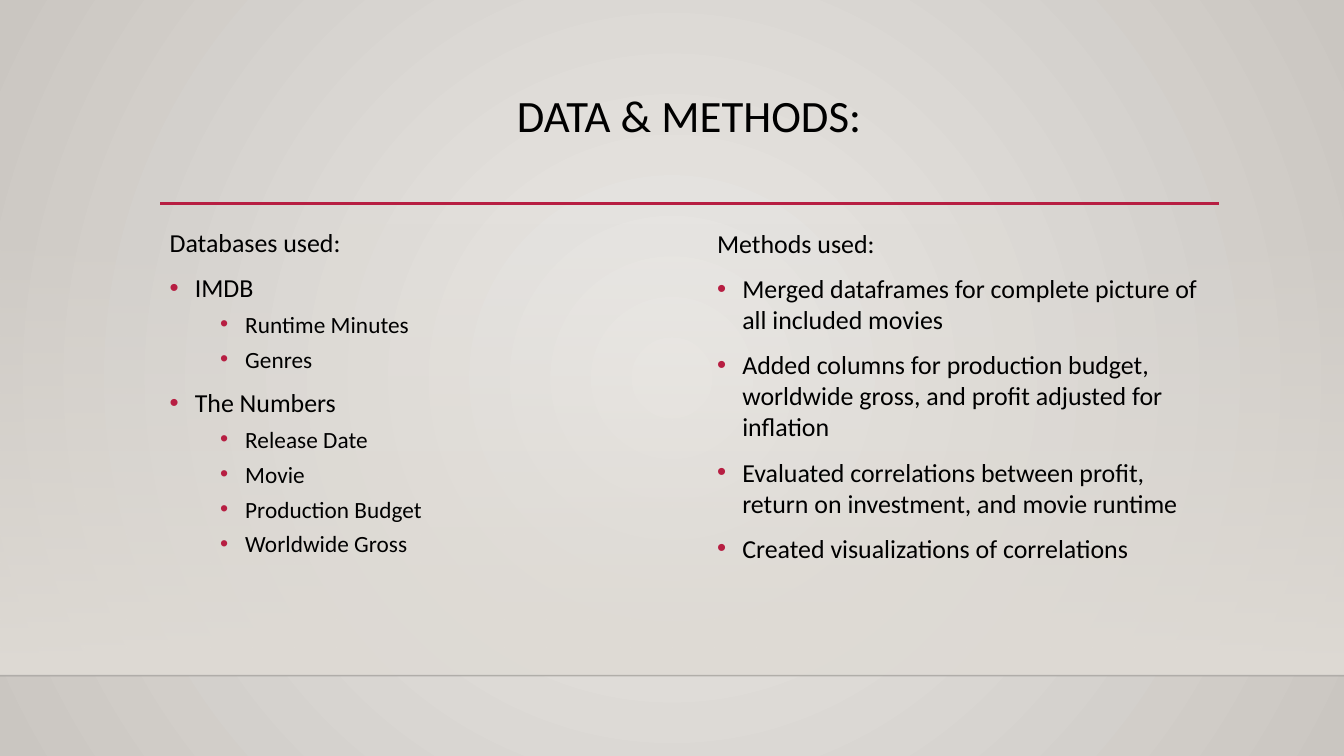
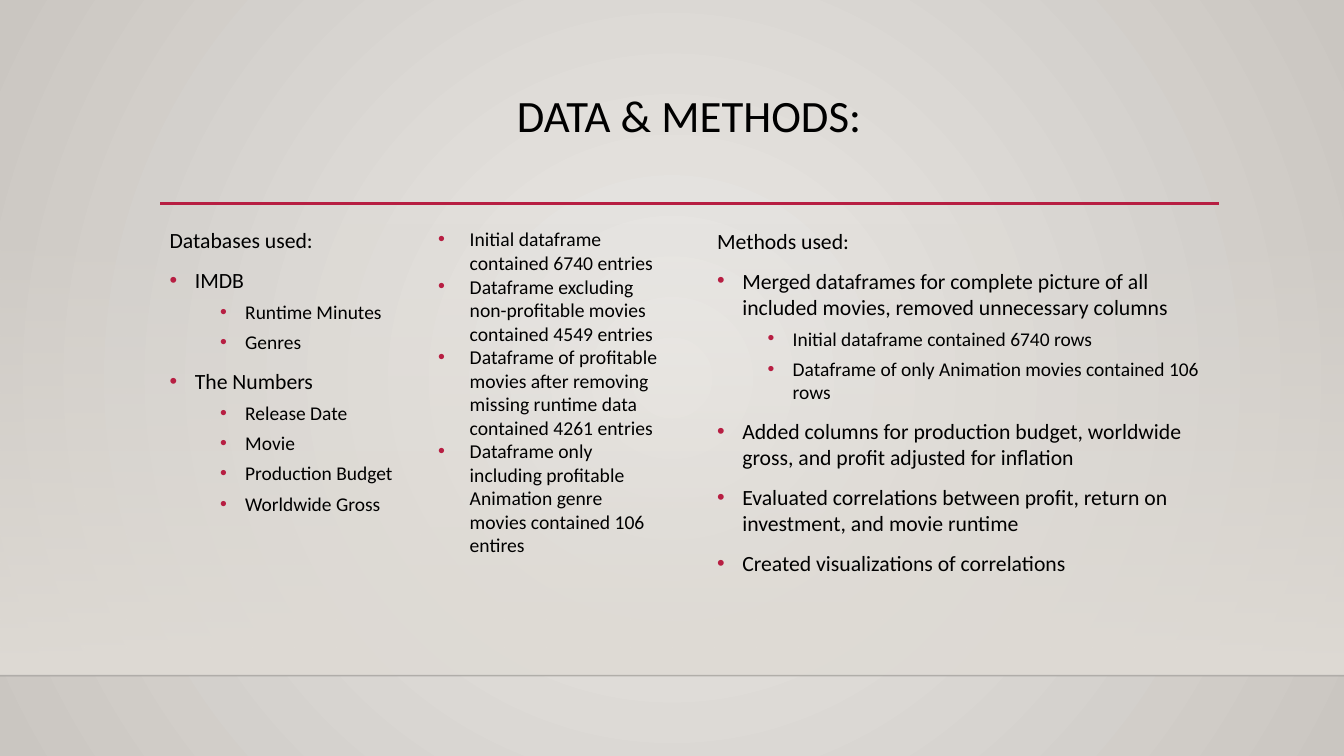
Before and after one commit to sierrajul/Microsoft-Movie-Analysis, a slide deck: slide 3 of DS_Phase1_Project_Presentation.pptx. Drawn at 1344x756 pixels with LibreOffice and Linux fonts; fonts in the diff are those of the drawing; background and template pictures are left out. Boxes give left, top, right and bottom in pixels: in the first picture for what was removed or moved away, otherwise in the second. Text is boxed around its words. In the diff, an @@ line names an element or a change of style, - is before the commit and + after.

```diff
--- a/DS_Phase1_Project_Presentation.pptx
+++ b/DS_Phase1_Project_Presentation.pptx
@@ text "Databases used:" at <box>170,233,392,511</box>: size 18.5 to 15.5 pt in "Databases used:", "IMDB", "The Numbers"; size 16.6 to 13.9 pt in "Runtime Minutes", "Genres", "Release Date", "Movie" and 2 more places @@
@@ text added at <box>470,232,657,552</box>, 14 pt, text #000000 @@
+• Initial dataframe contained 6740 entries
+• Dataframe excluding non-profitable movies contained 4549 entries
+• Dataframe of profitable movies after removing missing runtime data contained 4261 entries
+• Dataframe only including profitable Animation genre movies contained 106 entires
@@ text at <box>717,234,1181,571</box>: size 18.5 to 15.5 pt in "Methods used:", "Added columns for production budget, worldwide gross, ...", "Evaluated correlations between profit, return on investment, ...", "Created visualizations of correlations" @@
@@ text at <box>742,274,1199,399</box>: text changed; size 18.5 to 15.5 pt @@
-• Merged dataframes for complete picture of all included movies
+• Merged dataframes for complete picture of all included movies, removed unnecessary columns
+  • Initial dataframe contained 6740 rows
+  • Dataframe of only Animation movies contained 106 rows
```
Also in this commit, not shown: 1 other slide changed, 1 slide added, 1 slide removed, 2 other files.
